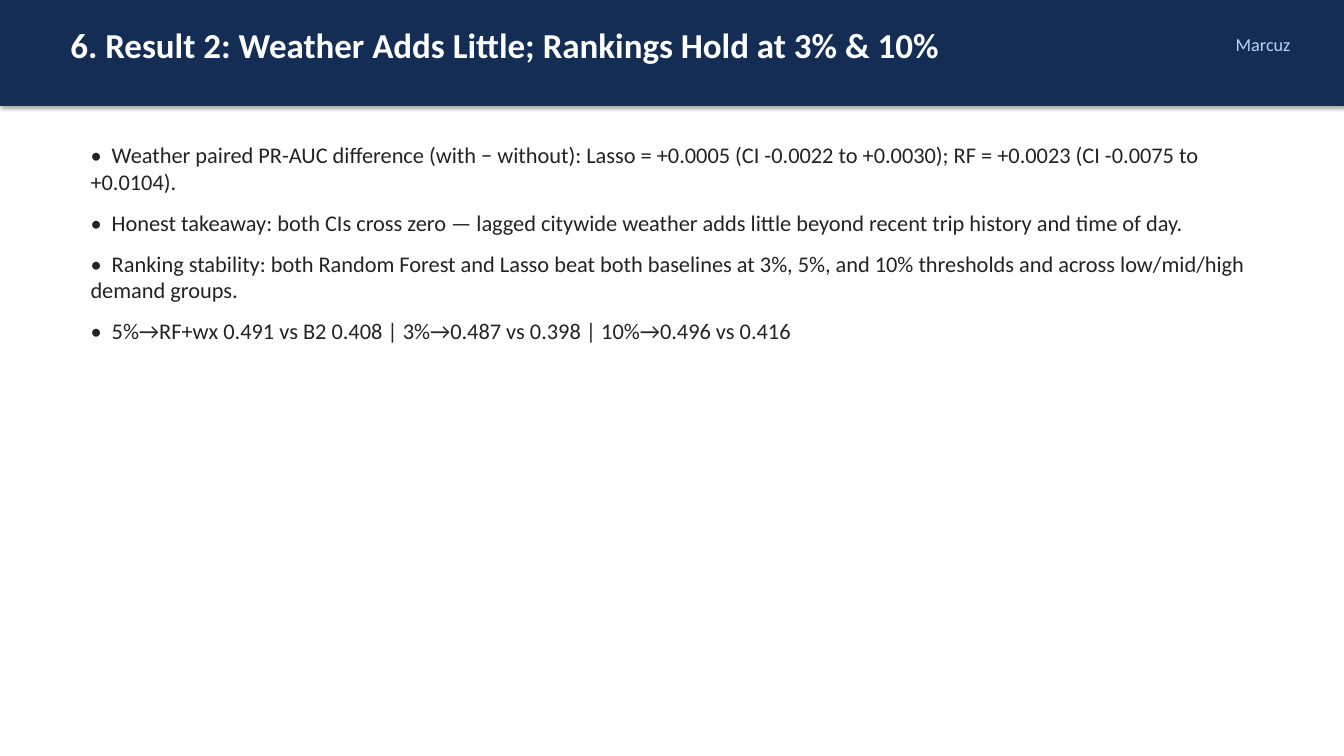
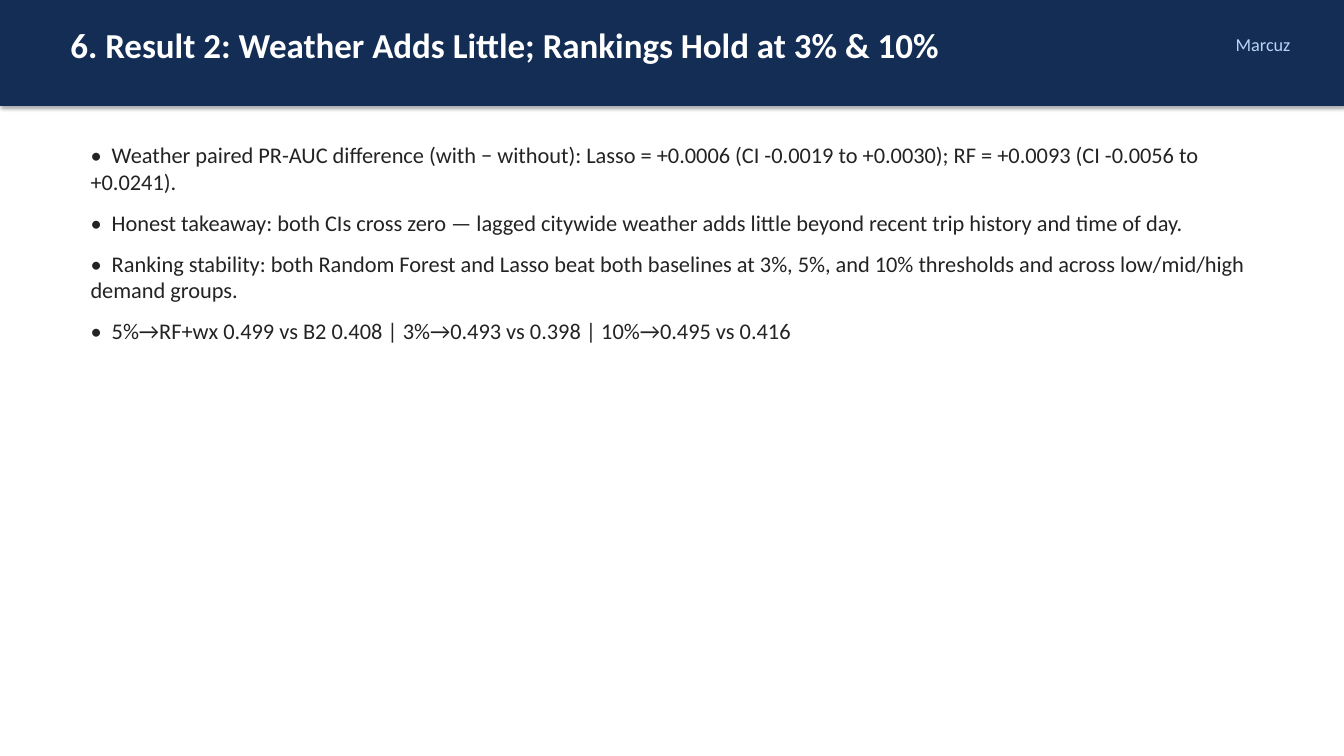
Before and after one commit to andersonhoang/citibike-problem-hours, a slide deck: slide 7 of slides/CitiBike_Problem_Hours.pptx. Drawn at 1344x756 pixels with LibreOffice and Linux fonts; fonts in the diff are those of the drawing. Boxes give left, top, right and bottom in pixels: in the first picture for what was removed or moved away, otherwise in the second. Text is boxed around its words. In the diff, an @@ line names an element or a change of style, - is before the commit and + after.

Commit message:
Revert PR #2 (Joanna: weather time zone fix and week-6 rerun)
Part of resetting main to before PR #1. Her fix stays on branch joanna/fix-weather-timezone so she can redo the weather snapshot task on its own.

```diff
--- a/slides/CitiBike_Problem_Hours.pptx
+++ b/slides/CitiBike_Problem_Hours.pptx
@@ text at [91,147,1198,193]: text changed @@
-• Weather paired PR-AUC difference (with − without): Lasso = +0.0005 (CI -0.0022 to +0.0030); RF = +0.0023 (CI -0.0075 to +0.0104).
+• Weather paired PR-AUC difference (with − without): Lasso = +0.0006 (CI -0.0019 to +0.0030); RF = +0.0093 (CI -0.0056 to +0.0241).
@@ text at [112,323,791,339]: text changed @@
-• 5%→RF+wx 0.491 vs B2 0.408 | 3%→0.487 vs 0.398 | 10%→0.496 vs 0.416
+• 5%→RF+wx 0.499 vs B2 0.408 | 3%→0.493 vs 0.398 | 10%→0.495 vs 0.416
```
Also in this commit, not shown: 1 other slide changed, 23 other files.
